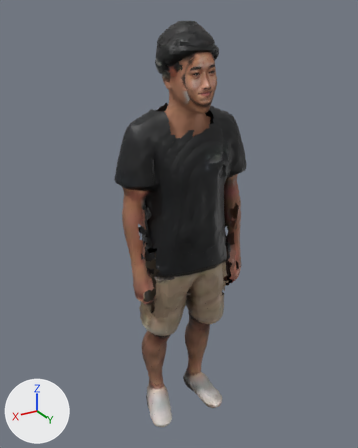
The glTF model public/models/ma/nhanvat/tp-037.glb, before and after one commit.
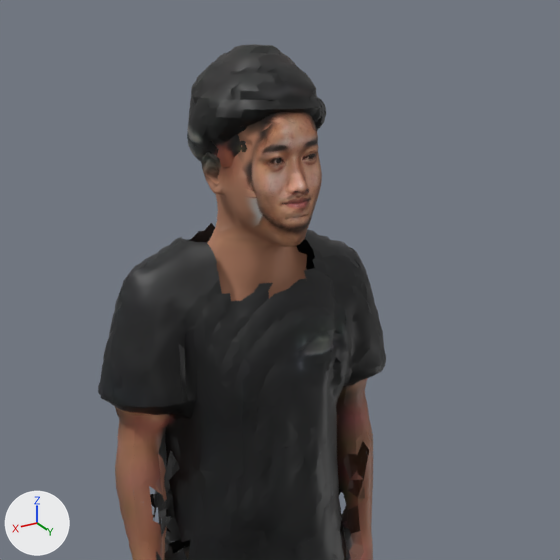
Each version appears first whole from a 50 mm camera at (0.926, 1.482, 1.689) aimed at (0.002, -0.059, 0.919), and next in a close-up on the part from 19% to 91% of the width and 0% to 57% of the height. Every picture has the same lights, and +X, +Y and +Z are marked at lower left. The older version's two pictures come first. Vertices at exactly the same position are counted once.

In view in the first close-up: 'Body'.
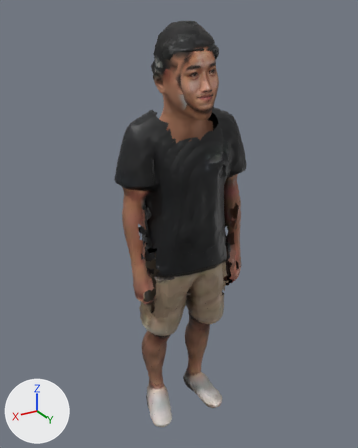
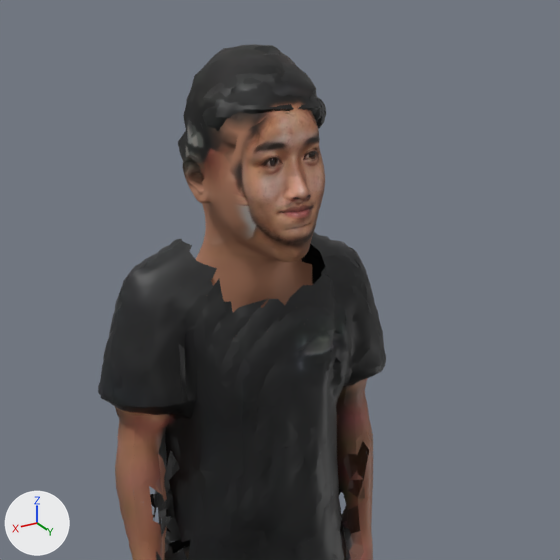
Pixel boxes [x1, y1, x2, y2] of what changed, in the close-ups (560 x 560 px; the box of a moved part takes in the faces that stretch with it):
part 1 of me_body, moved or reshaped
    before: [188, 65, 323, 308]
    after: [178, 46, 325, 338]
part 2 of me_body, surface changed
    before: [213, 124, 320, 288]
    after: [216, 100, 324, 291]

What the commit changed:
me_body is used by ob_body; location (0.0, 0.0, 0.0).
me_body had 15538 vertices, 23598 faces and spanned x -0.27..0.26, y -0.18..0.14, z 0.0..1.66.
me_body now has 15484 vertices, 23083 faces and spans x -0.27..0.26, y -0.18..0.15, z 0.0..1.66.
me_body part 1: 915 vertices moved from x -0.08..0.1, y -0.12..0.14, z 1.29..1.63 to x -0.09..0.11, y -0.14..0.14, z 1.27..1.66; 3157 vertices removed from x -0.13..0.12, y -0.14..0.14, z 1.26..1.63; 3103 vertices added at x -0.14..0.13, y -0.16..0.15, z 1.22..1.66.
me_body part 2: 299 kept faces spanning x -0.09..0.08, y -0.14..0.14, z 1.28..1.65 get new texture (UV) coordinates.
